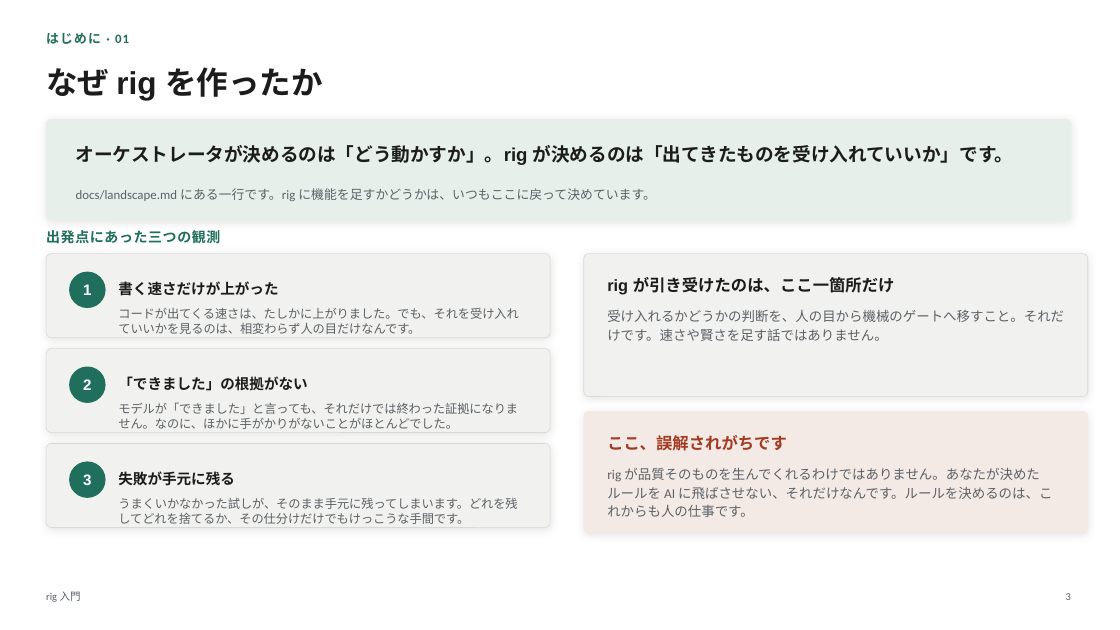
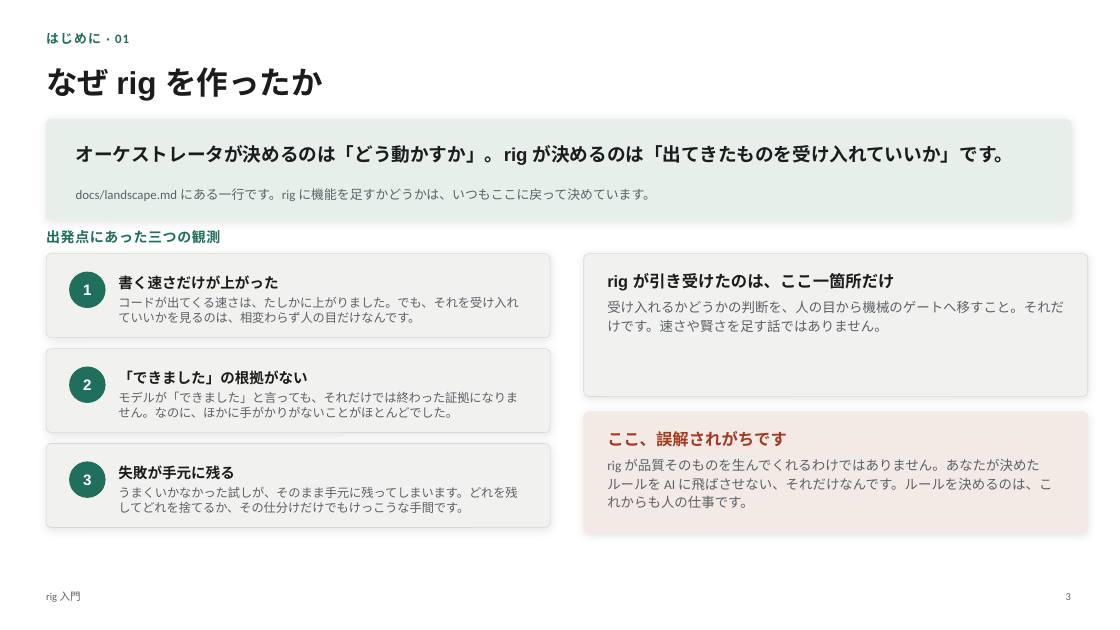
Before and after one commit to itoh-shun/rig, a slide deck: slide 3 of docs/onboarding/rig-intro.ja.pptx. Drawn at 1120x630 pixels with LibreOffice and Linux fonts; fonts in the diff are those of the drawing. Boxes give left, top, right and bottom in pixels: in the first picture for what was removed or moved away, otherwise in the second. Text is boxed around its words. In the diff, an @@ line names an element or a change of style, - is before the commit and + after.

```diff
--- a/docs/onboarding/rig-intro.ja.pptx
+++ b/docs/onboarding/rig-intro.ja.pptx
@@ text "コードが出てくる速さは、たしかに上がりました。でも、それを受け入れていいかを見るのは、相変わらず人の目だけなんです。": place and size @@
-text "コードが出てくる速さは、たしかに上がりました。でも、それを受け入れていいかを見るのは、相変わらず人の目だけなんです。" at (118,308,518,334)
+text "コードが出てくる速さは、たしかに上がりました。でも、それを受け入れていいかを見るのは、相変わらず人の目だけなんです。" at (118,297,518,323)
@@ text "書く速さだけが上がった": place and size @@
-text "書く速さだけが上がった" at (118,281,278,296)
+text "書く速さだけが上がった" at (118,275,278,290)
@@ text "rig が引き受けたのは、ここ一箇所だけ": place and size @@
-text "rig が引き受けたのは、ここ一箇所だけ" at (607,277,895,295)
+text "rig が引き受けたのは、ここ一箇所だけ" at (607,273,895,290)
@@ text "受け入れるかどうかの判断を、人の目から機械のゲートへ移すこと。それだけです。速さや賢さを足す話ではありません。": place and size @@
-text "受け入れるかどうかの判断を、人の目から機械のゲートへ移すこと。それだけです。速さや賢さを足す話ではありません。" at (607,310,1064,341)
+text "受け入れるかどうかの判断を、人の目から機械のゲートへ移すこと。それだけです。速さや賢さを足す話ではありません。" at (607,301,1064,332)
@@ text "「できました」の根拠がない": place and size @@
-text "「できました」の根拠がない" at (118,376,307,391)
+text "「できました」の根拠がない" at (118,370,307,385)
@@ text "モデルが「できました」と言っても、それだけでは終わった証拠になりません。なのに、ほかに手がかりがないことがほとんどでした ...": place and size @@
-text "モデルが「できました」と言っても、それだけでは終わった証拠になりません。なのに、ほかに手がかりがないことがほとんどでした ..." at (118,402,518,429)
+text "モデルが「できました」と言っても、それだけでは終わった証拠になりません。なのに、ほかに手がかりがないことがほとんどでした ..." at (118,391,518,418)
@@ text "ここ、誤解されがちです": place and size @@
-text "ここ、誤解されがちです" at (607,435,787,451)
+text "ここ、誤解されがちです" at (607,431,787,447)
@@ text "失敗が手元に残る": place and size @@
-text "失敗が手元に残る" at (118,471,234,486)
+text "失敗が手元に残る" at (118,465,234,480)
@@ text "rig が品質そのものを生んでくれるわけではありません。あなたが決めたルールを AI に飛ばさせない、それだけなんです。 ...": place and size @@
-text "rig が品質そのものを生んでくれるわけではありません。あなたが決めたルールを AI に飛ばさせない、それだけなんです。 ..." at (607,467,1052,517)
+text "rig が品質そのものを生んでくれるわけではありません。あなたが決めたルールを AI に飛ばさせない、それだけなんです。 ..." at (607,458,1052,508)
@@ text "うまくいかなかった試しが、そのまま手元に残ってしまいます。どれを残してどれを捨てるか、その仕分けだけでもけっこうな手間で ...": place and size @@
-text "うまくいかなかった試しが、そのまま手元に残ってしまいます。どれを残してどれを捨てるか、その仕分けだけでもけっこうな手間で ..." at (118,498,517,524)
+text "うまくいかなかった試しが、そのまま手元に残ってしまいます。どれを残してどれを捨てるか、その仕分けだけでもけっこうな手間で ..." at (118,487,517,513)
```
Also in this commit, not shown: 27 other slides changed, 6 other files.
